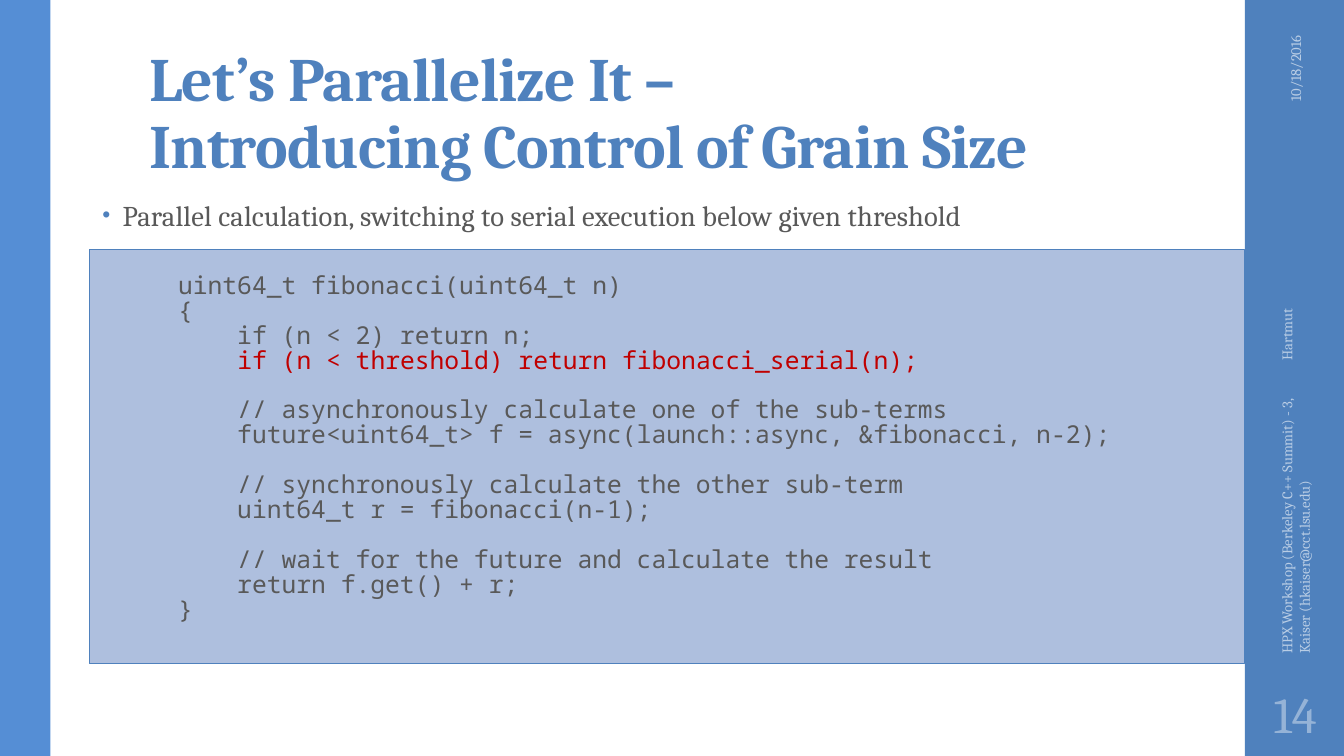
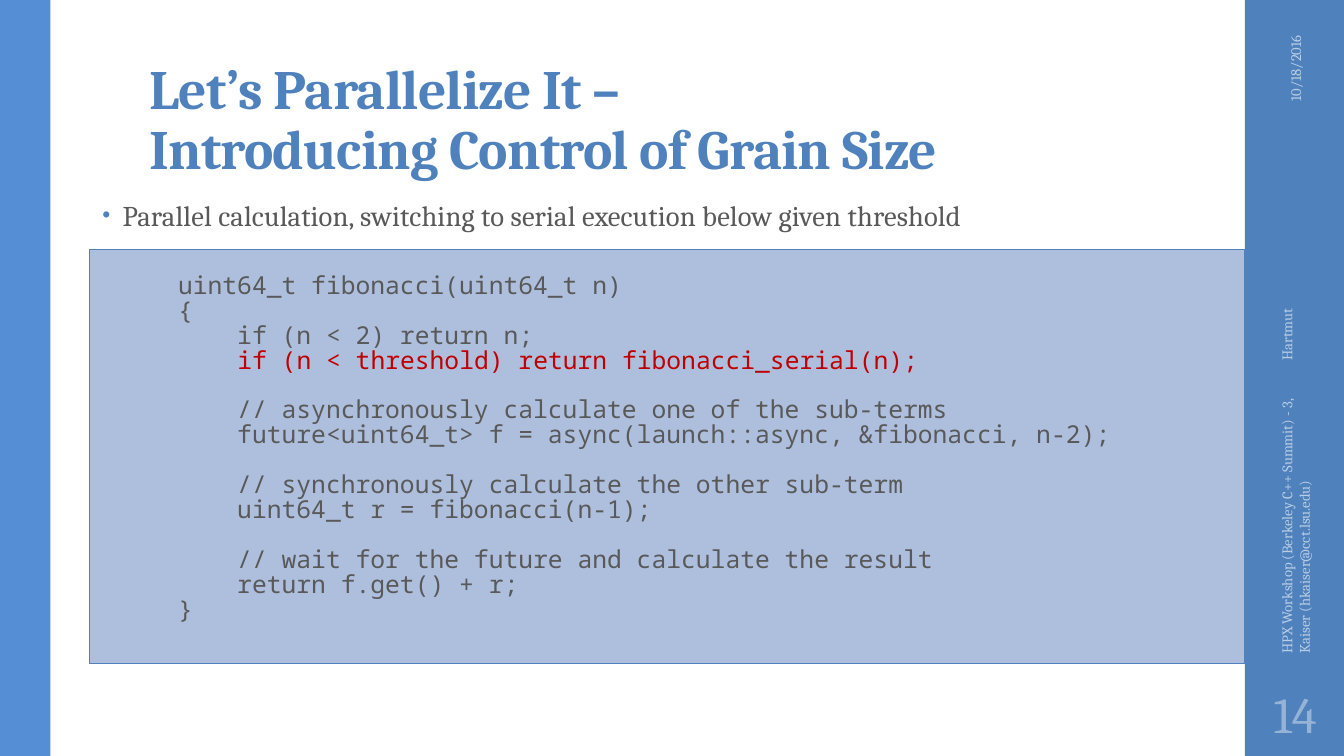
Before and after one commit to STEllAR-GROUP/tutorials, a slide deck: slide 14 of lbl2016/HPX Workshop (Berkeley C++ Summit) - 3.pptx. Drawn at 1344x756 pixels with LibreOffice and Linux fonts; fonts in the diff are those of the drawing; background and template pictures are left out. Boxes give left, top, right and bottom in pixels: in the first picture for what was removed or moved away, otherwise in the second. Text is boxed around its words. In the diff, an @@ line names an element or a change of style, - is before the commit and + after.

```diff
--- a/lbl2016/HPX Workshop (Berkeley C++ Summit) - 3.pptx
+++ b/lbl2016/HPX Workshop (Berkeley C++ Summit) - 3.pptx
@@ title "Let’s Parallelize It – Introducing ..." at (149, 70, 937, 181): size 44 to 39.6 pt @@
```
Also in this commit, not shown: 4 other slides changed.
